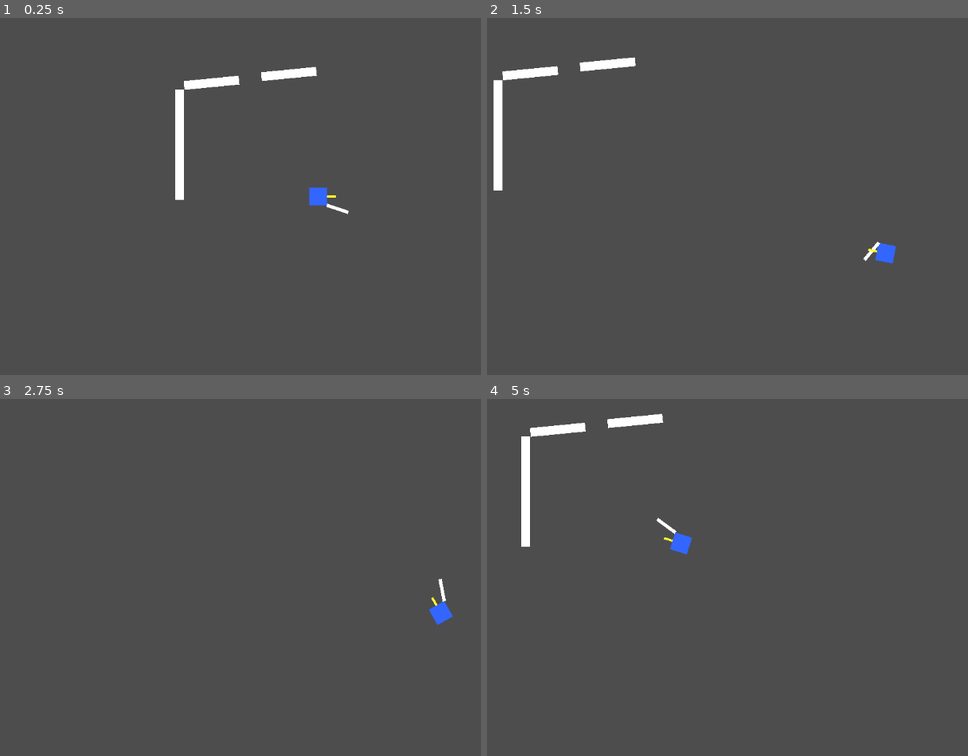
Above: before the commit, frames 1-4 (two rows, left to right).
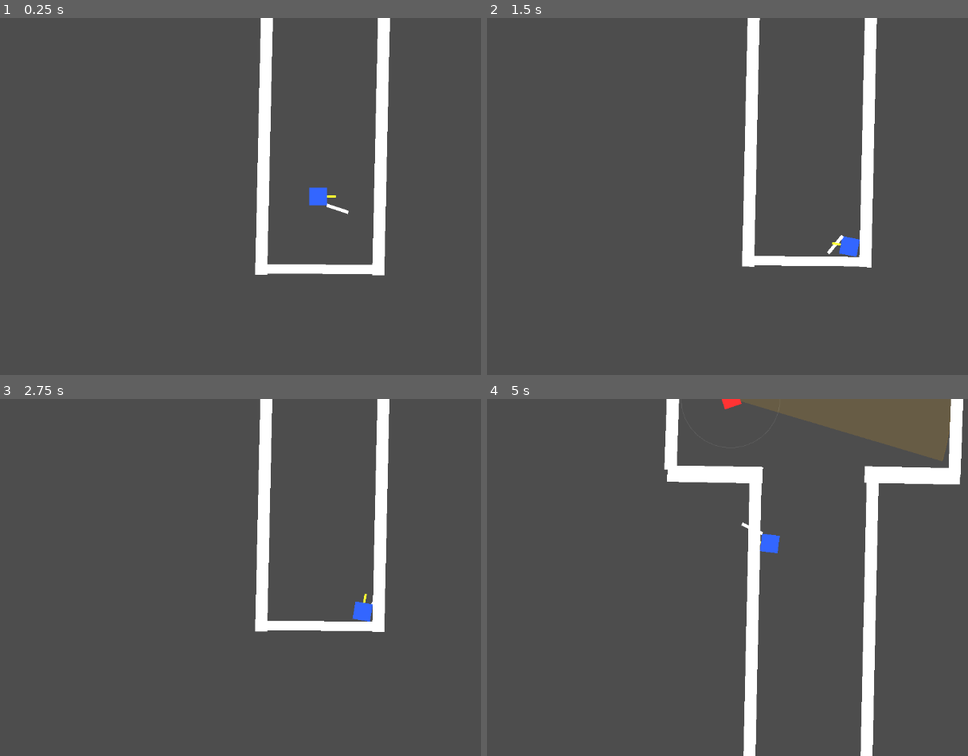
Above: after the commit, the same moments.

Repository: chimoochi/flash-fire
Game: Godot game, scene res://workspace.tscn
Two runs of this game, one before a commit and one after it. Both use one fixed random seed, a clock stepped at 60 frames per second and the inputs below.
Inputs (mouse positions are in pixels of both pictures, inside the frame that each line leads up to):
- Up to frame 1 (0.25 s): no input
- Up to frame 2 (1.5 s): tap Enter at 0.5 s; move the mouse to (943, 178) at 0.52 s; hold D (MoveRight) 0.53-1.28 s; tap Space (shoot) at 0.6, 1.35 s; move the mouse to (679, 214) at 1.27 s; hold S (MoveDown) from 1.28 s (still down)
- Up to frame 3 (2.75 s): move the mouse to (379, 498) at 2.02 s; release S (MoveDown) at 2.03 s; hold D (MoveRight) from 2.03 s (still down); tap Space (shoot) at 2.1 s
- Up to frame 4 (5 s): move the mouse to (775, 648) at 2.77 s; release D (MoveRight) at 2.78 s; hold W (MoveUp) 2.78-3.53 s; tap Space (shoot) at 2.85, 3.6, 4.35 s; move the mouse to (outside the picture) at 3.52 s; hold A (MoveLeft) from 3.53 s (still down); move the mouse to (612, 523) at 4.27 s

The runs differ from the first frame. In frame 1, 5.4% of the frame differs, in the area x 36-82%, y 0-73%; in frame 2, 5.8%; in frame 3, 4.4%; in frame 4, 13%, in the area x 7-100%, y 0-100%.

Commit message:
Logica para el enemy, por ejemplo, los ojos y el movimiento.

Diff:
--- a/GodotGame/gameassets/wall.tscn
+++ b/GodotGame/gameassets/wall.tscn
@@ -3,7 +3,7 @@
 [sub_resource type="RectangleShape2D" id="RectangleShape2D_xai11"]
 size = Vector2(16, 100)
 
-[node name="Wall" type="Node2D"]
+[node name="Wall" type="StaticBody2D"]
 
 [node name="CollisionShape2D" type="CollisionShape2D" parent="."]
 position = Vector2(0, 4)
--- a/GodotGame/npcs/enemy bad.gd
+++ b/GodotGame/npcs/enemy bad.gd
@@ -1,11 +1,127 @@
-extends StaticBody2D
+extends CharacterBody2D
 
 
-# Called when the node enters the scene tree for the first time.
-func _ready():
-	pass # Replace with function body.
+@export var move_speed := 250.0
+@export var turn_speed := 8.0
+
+@export var vision_range := 400.0
+@export var fov_angle := 70.0
+@export var hearing_range := 90.0
+
+@export var search_duration := 5.0
+
+enum State { IDLE, CHASING, SUSPICIOUS }
+
+var current_state := State.IDLE
+var target: Node2D = null
+
+var patience_timer := 0.0
+var scan_angle := 0.0
+
+@onready var ray_cast: RayCast2D = $RayCast2D
+
+func _ready() -> void:
+	_acquire_target()
+
+func _physics_process(delta: float) -> void:
+	if not is_instance_valid(target):
+		_acquire_target()
+		return
+
+	var can_see_player = _can_see_target()
 
 
-# Called every frame. 'delta' is the elapsed time since the previous frame.
-func _process(delta):
-	pass
+	match current_state:
+		State.IDLE:
+			if can_see_player:
+				_set_state(State.CHASING)
+			elif _can_hear_target():
+				if _has_clear_line_of_fire(): _set_state(State.CHASING)
+
+		State.CHASING:
+			if can_see_player:
+				_chase_target(delta)
+			else:
+				_set_state(State.SUSPICIOUS)
+
+		State.SUSPICIOUS:
+			if can_see_player:
+				_set_state(State.CHASING)
+			else:
+				_perform_search(delta)
+
+	queue_redraw()
+
+func _chase_target(delta: float) -> void:
+	var dir_to_target = global_position.direction_to(target.global_position)
+	_smooth_rotate(dir_to_target.angle(), delta)
+
+	velocity = dir_to_target * move_speed
+	move_and_slide()
+
+func _perform_search(delta: float) -> void:
+	patience_timer -= delta
+
+	_smooth_rotate(scan_angle, delta)
+
+	if abs(angle_difference(rotation, scan_angle)) < 0.1:
+		scan_angle = rotation + randf_range(-PI/2, PI/2)
+	if patience_timer <= 0:
+		_set_state(State.IDLE)
+
+func _smooth_rotate(target_angle: float, delta: float) -> void:
+	rotation = lerp_angle(rotation, target_angle, delta * turn_speed)
+
+func _set_state(new_state: State) -> void:
+	current_state = new_state
+
+	if new_state == State.SUSPICIOUS:
+		patience_timer = search_duration
+		scan_angle = rotation + randf_range(-1.5, 1.5)
+
+func _acquire_target() -> void:
+	target = get_tree().get_first_node_in_group("Player")
+	if not target:
+		target = get_tree().root.find_child("Player", true, false)
+
+func _can_see_target() -> bool:
+	var dist = global_position.distance_to(target.global_position)
+
+	if dist > vision_range: return false
+	if current_state == State.IDLE:
+		var dir_to_target = (target.global_position - global_position).normalized()
+		if abs(angle_difference(rotation, dir_to_target.angle())) > deg_to_rad(fov_angle / 2.0):
+			return false
+
+	return _has_clear_line_of_fire()
+
+func _can_hear_target() -> bool:
+	return global_position.distance_to(target.global_position) < hearing_range
+
+func _has_clear_line_of_fire() -> bool:
+	if not target: return false
+
+	ray_cast.target_position = ray_cast.to_local(target.global_position)
+	ray_cast.force_raycast_update()
+
+	return ray_cast.get_collider() == target
+
+
+func _draw() -> void:
+	#red chasing, sus/idle orange / yellow
+	var cone_color = Color(1, 0.2, 0.2, 0.3) if current_state == State.CHASING else Color(1, 0.7, 0.1, 0.15)
+
+	#Cone
+	var points = PackedVector2Array([Vector2.ZERO])
+	var half_fov = deg_to_rad(fov_angle / 2.0)
+	var segments = 20
+
+	for i in range(segments + 1):
+		var angle = lerp(-half_fov, half_fov, float(i) / segments)
+		points.append(Vector2.RIGHT.rotated(angle) * vision_range)
+
+	draw_polygon(points, [cone_color])
+	draw_polyline(points, cone_color.darkened(0.2), 1.5)
+
+	#circle
+	draw_arc(Vector2.ZERO, hearing_range, 0, TAU, 32, Color(1, 1, 1, 0.1), 1.0)
--- a/GodotGame/npcs/enemy bad.tscn
+++ b/GodotGame/npcs/enemy bad.tscn
@@ -5,7 +5,7 @@
 [sub_resource type="RectangleShape2D" id="RectangleShape2D_enemy"]
 size = Vector2(32, 32)
 
-[node name="Enemy bad" type="StaticBody2D"]
+[node name="Enemy bad" type="CharacterBody2D"]
 script = ExtResource("1_7643s")
 
 [node name="ColorRect" type="ColorRect" parent="."]
@@ -15,5 +15,13 @@
 offset_bottom = 16.0
 color = Color(1, 0.2, 0.2, 1)
 
+[node name="LookVector" type="ColorRect" parent="."]
+offset_left = 25.0
+offset_top = -2.0
+offset_right = 30.0
+offset_bottom = 2.0
+
 [node name="CollisionShape2D" type="CollisionShape2D" parent="."]
 shape = SubResource("RectangleShape2D_enemy")
+
+[node name="RayCast2D" type="RayCast2D" parent="."]
--- a/GodotGame/player/player.gd
+++ b/GodotGame/player/player.gd
@@ -14,7 +14,10 @@
 
 var is_swinging: bool = false
 var can_shoot: bool = false
-func _physics_process(delta: float) -> void:
+func _ready() -> void:
+	add_to_group("Player")
+
+func _physics_process(delta):
 	var direction = Vector2.ZERO
 
 	if Input.is_action_pressed("MoveRight"):
@@ -53,7 +56,6 @@
 	var shoot_dir = Vector2.RIGHT.rotated(rotation)
 	spawn_bullet(shoot_dir)
 
-	# Add effects via CameraService (One-liners!)
 	CameraService.shake(0.3)
 	CameraService.kick(Vector2(0.05, 0.05))
 
--- a/GodotGame/workspace.tscn
+++ b/GodotGame/workspace.tscn
@@ -1,25 +1,71 @@
-[gd_scene load_steps=3 format=3 uid="uid://hmhsgxomj3kw"]
+[gd_scene load_steps=4 format=3 uid="uid://hmhsgxomj3kw"]
 
 [ext_resource type="PackedScene" uid="uid://bq3nv1n2jji1h" path="res://player/player.tscn" id="1_nf4vs"]
 [ext_resource type="PackedScene" uid="uid://buq31qg2ywauu" path="res://gameassets/wall.tscn" id="2_cn5mv"]
+[ext_resource type="PackedScene" uid="uid://b1u2ycrngix7o" path="res://npcs/enemy bad.tscn" id="3_enemy"]
 
 [node name="Workspace" type="Node2D"]
 
 [node name="Player" parent="." instance=ExtResource("1_nf4vs")]
 position = Vector2(120, 139)
 
+[node name="Enemy bad" parent="." instance=ExtResource("3_enemy")]
+position = Vector2(-14.999985, -472)
+rotation = 5.962261
+
 [node name="Camera2D" type="Camera2D" parent="."]
 
-[node name="Wall" parent="." instance=ExtResource("2_cn5mv")]
-position = Vector2(-131, 91)
+[node name="Wall2" parent="." instance=ExtResource("2_cn5mv")]
+position = Vector2(131, 271)
+rotation = 1.5795916
+scale = Vector2(-1.0654341, 1.918099)
 
-[node name="Wall2" parent="." instance=ExtResource("2_cn5mv")]
-position = Vector2(-131, -9)
+[node name="Wall5" parent="." instance=ExtResource("2_cn5mv")]
+position = Vector2(235.00003, 4.9999847)
+rotation = 3.1636887
+scale = Vector2(-1.3578166, 6.022865)
 
-[node name="Wall3" parent="." instance=ExtResource("2_cn5mv")]
-position = Vector2(-77.000015, -67)
-rotation = -1.6686846
+[node name="Wall6" parent="." instance=ExtResource("2_cn5mv")]
+position = Vector2(23.000002, 4)
+rotation = 3.1636887
+scale = Vector2(-1.3578166, 6.022865)
 
-[node name="Wall4" parent="." instance=ExtResource("2_cn5mv")]
-position = Vector2(62.999985, -83.00001)
-rotation = -1.6686846
+[node name="Wall7" parent="." instance=ExtResource("2_cn5mv")]
+position = Vector2(-50.00003, -334)
+rotation = 4.731469
+scale = Vector2(1.8683968, 1.7276001)
+
+[node name="Wall8" parent="." instance=ExtResource("2_cn5mv")]
+position = Vector2(307, -332)
+rotation = 4.731469
+scale = Vector2(1.8683968, 1.7276001)
+
+[node name="Wall9" parent="." instance=ExtResource("2_cn5mv")]
+position = Vector2(402, -671)
+rotation = 6.3177013
+scale = Vector2(-1.3922728, 6.3296213)
+
+[node name="Wall10" parent="." instance=ExtResource("2_cn5mv")]
+position = Vector2(-111.99994, -683.99994)
+rotation = 6.3177013
+scale = Vector2(-1.3922728, 6.3296213)
+
+[node name="Wall12" parent="." instance=ExtResource("2_cn5mv")]
+position = Vector2(237, -1128)
+rotation = 6.3177013
+scale = Vector2(1.6095865, -3.1982439)
+
+[node name="Wall13" parent="." instance=ExtResource("2_cn5mv")]
+position = Vector2(98.000015, -1131.0001)
+rotation = 6.3177013
+scale = Vector2(1.6095865, -3.1982439)
+
+[node name="Wall14" parent="." instance=ExtResource("2_cn5mv")]
+position = Vector2(-20, -990.9999)
+rotation = 7.8506756
+scale = Vector2(2.739371, -2.044064)
+
+[node name="Wall15" parent="." instance=ExtResource("2_cn5mv")]
+position = Vector2(314.00003, -975.99994)
+rotation = 7.8506756
+scale = Vector2(2.739371, -2.044064)
